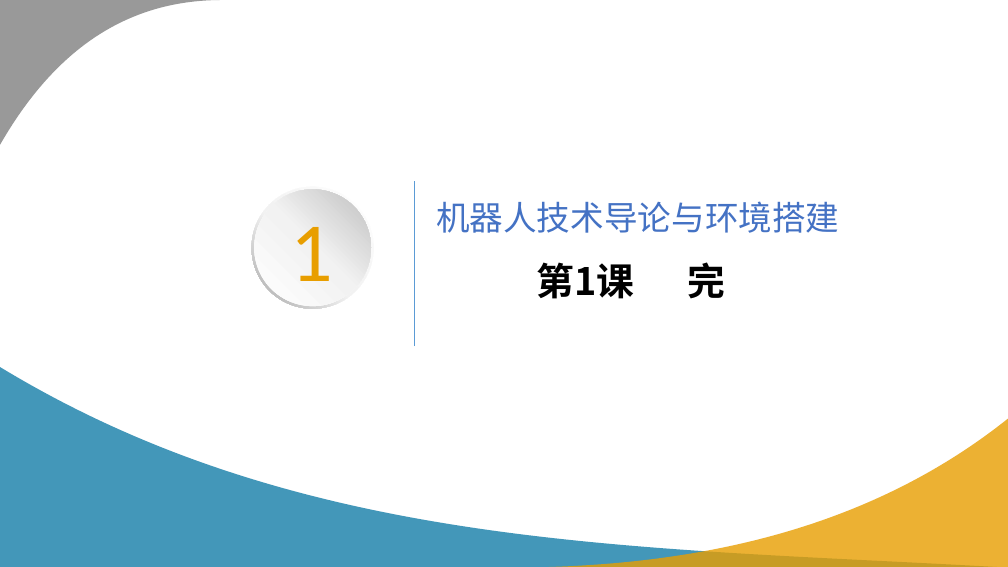
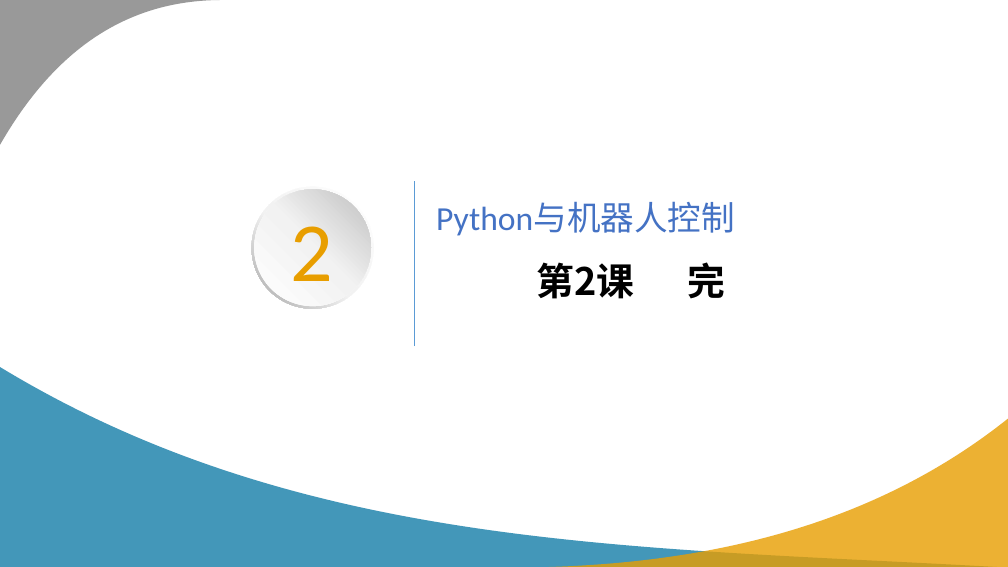
Before and after one commit to Lsnxiaoxiong/robot-course, a slide deck: slide 45 of ppt/第2课_Python与机器人控制.pptx (slide 27 before the commit). Drawn at 1008x567 pixels with LibreOffice and Linux fonts; fonts in the diff are those of the drawing; background and template pictures are left out. Boxes give left, top, right and bottom in pixels: in the first picture for what was removed or moved away, otherwise in the second. Text is boxed around its words. In the diff, an @@ line names an element or a change of style, - is before the commit and + after.

Commit message:
docs(readme): 更新README文档内容和格式
- 修改虚拟环境创建说明，强调必须使用虚拟环境
- 调整HiwonderSDK安装步骤描述
- 更新VSCode launch.json配置说明
- 修改课后练习要求，增加代码推送github要求
- 统一将"练习"改为"案例"
- 完善文件操作编码方式说明- 添加机器人动作接口文档注释
- 移除冗余的代码注释和示例

```diff
--- a/ppt/第2课_Python与机器人控制.pptx
+++ b/ppt/第2课_Python与机器人控制.pptx
@@ text at (x1=436, y1=203, x2=735, y2=236): text changed @@
-机器人技术导论与环境搭建
+Python与机器人控制
@@ text at (x1=290, y1=226, x2=333, y2=281): text changed @@
-1
+2
@@ text at (x1=536, y1=262, x2=726, y2=299): text changed @@
-第1课 完
+第2课 完
```
Also in this commit, not shown: 3 other slides changed, 21 slides added, 3 slides removed, 3 other files.
